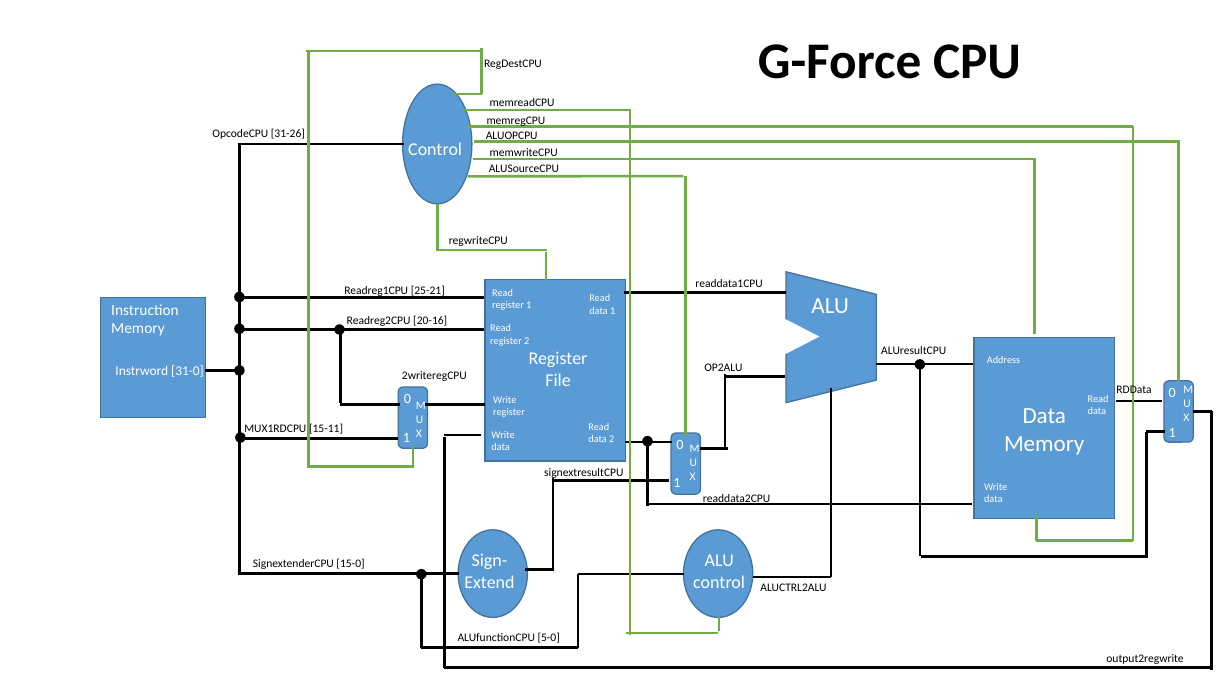
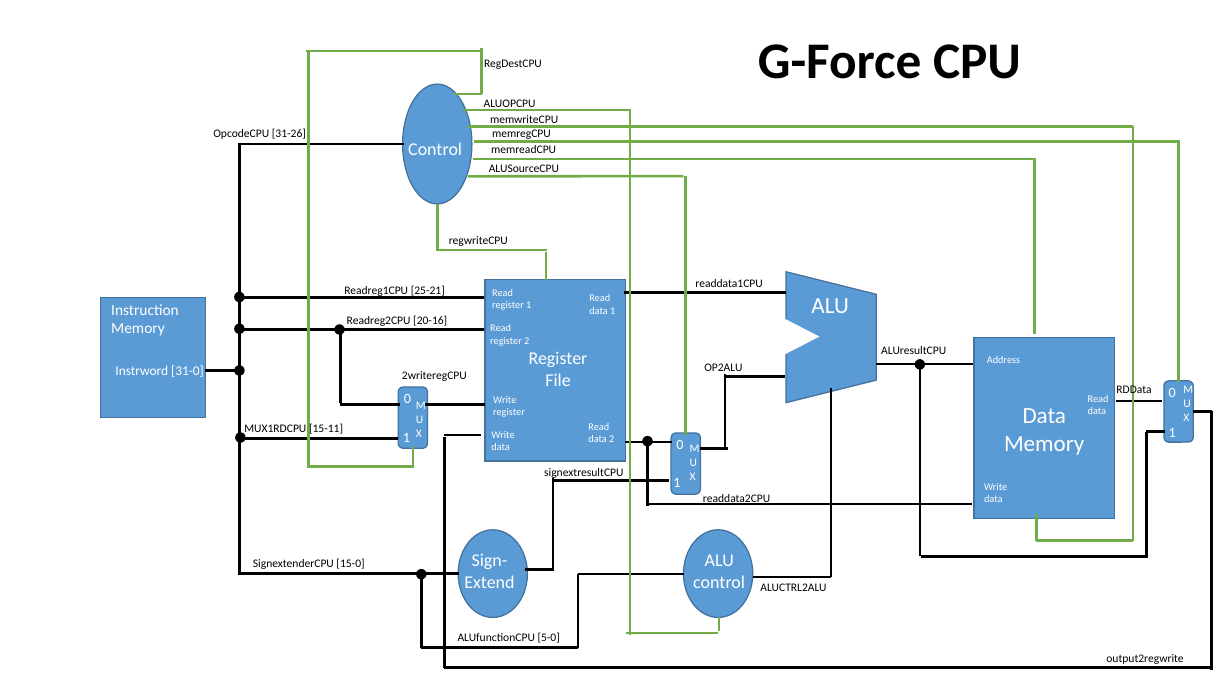
Before and after one commit to DonatoK/Gforce_Lab4, a slide deck: slide 1 of Processor_Diagram.pptx. Drawn at 1232x693 pixels with LibreOffice and Linux fonts; fonts in the diff are those of the drawing. Boxes give left, top, right and bottom in pixels: in the first picture for what was removed or moved away, otherwise in the second. Text is boxed around its words. In the diff, an @@ line names an element or a change of style, - is before the commit and + after.

```diff
--- a/Processor_Diagram.pptx
+++ b/Processor_Diagram.pptx
@@ text "ALUOPCPU": place and size @@
-text "ALUOPCPU" at (486, 130, 538, 143)
+text "ALUOPCPU" at (484, 99, 536, 110)
@@ text "memwriteCPU": place and size @@
-text "memwriteCPU" at (490, 148, 558, 160)
+text "memwriteCPU" at (490, 115, 558, 126)
@@ text "memreadCPU": place and size @@
-text "memreadCPU" at (490, 98, 555, 106)
+text "memreadCPU" at (491, 145, 556, 153)
@@ text "memregCPU": place and size @@
-text "memregCPU" at (487, 116, 546, 127)
+text "memregCPU" at (492, 127, 551, 139)
```
Also in this commit, not shown: 4 other files.
